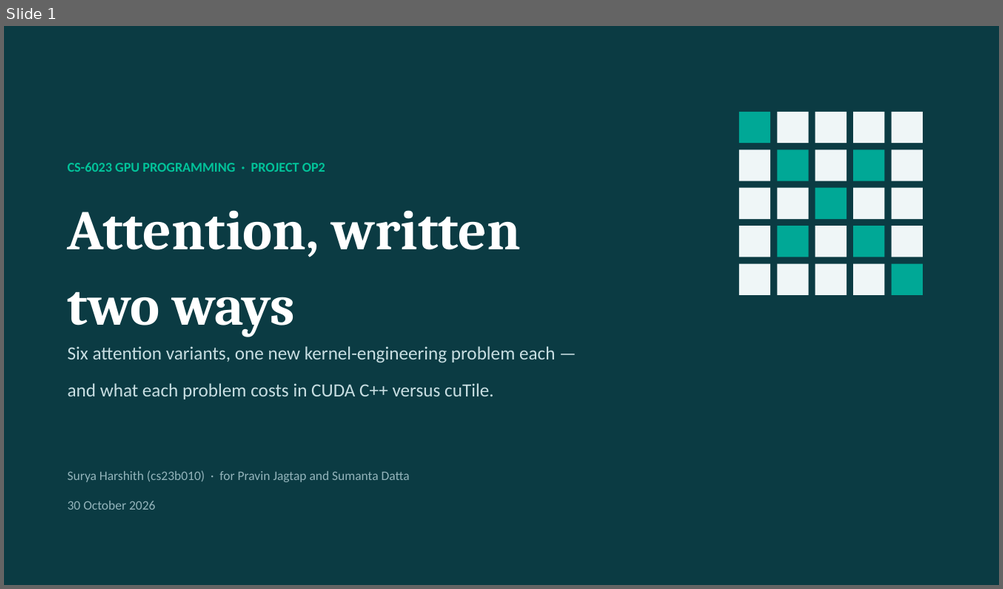
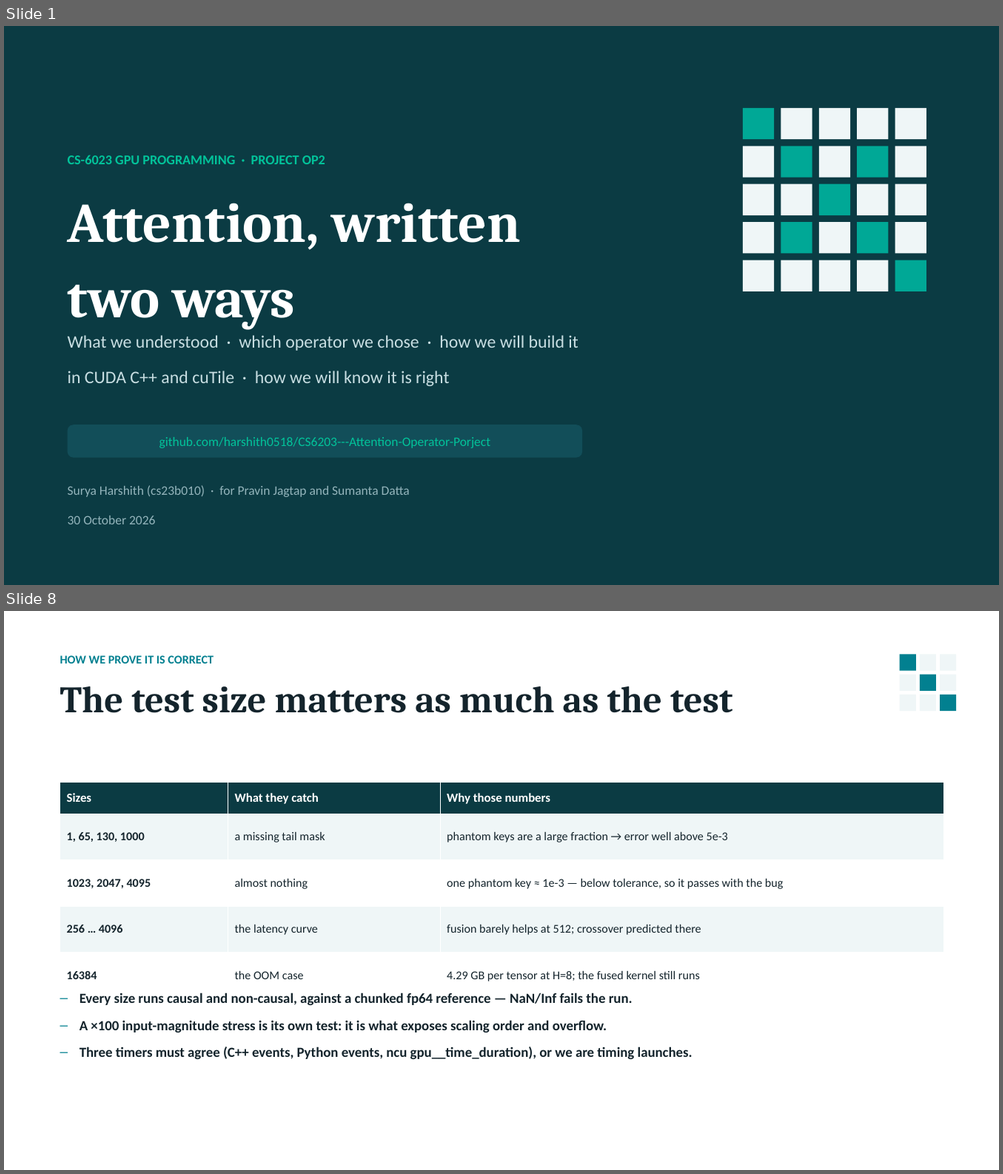
Before and after one commit to harshith0518/CS6203---Attention-Operator-Porject, a slide deck: docs/op2-attention-slides.pptx. Shown one above the other, each under a label of ours: slide 1 before the commit, slides 1 and 8 after it; the slides between them are not shown. The pictures are 1003x589 and 1003x1174 pixels, drawn with LibreOffice and Linux fonts; fonts in the diff are those of the drawing. Boxes give left, top, right and bottom in pixels: in the first picture for what was removed or moved away, otherwise in the second. Text is boxed around its words. In the diff, an @@ line names an element or a change of style, - is before the commit and + after.

```diff
--- a/docs/op2-attention-slides.pptx
+++ b/docs/op2-attention-slides.pptx
@@ slide 8 added at <box>4,611,999,1170</box>, background #FFFFFF @@
@@ rectangle added at <box>899,654,916,671</box>, fill #028090 @@
@@ rectangle added at <box>919,654,936,671</box>, fill #EFF6F7 @@
@@ rectangle added at <box>939,654,956,671</box>, fill #EFF6F7 @@
@@ text added at <box>60,655,213,664</box>, 11.5 pt, text #028090, bold @@
+HOW WE PROVE IT IS CORRECT
@@ rectangle added at <box>899,675,916,691</box>, fill #EFF6F7 @@
@@ rectangle added at <box>919,675,936,691</box>, fill #028090 @@
@@ rectangle added at <box>939,675,956,691</box>, fill #EFF6F7 @@
@@ text added at <box>60,686,732,713</box>, 36 pt, text #14242C, bold @@
+The test size matters as much as the test
@@ rectangle added at <box>899,695,916,711</box>, fill #EFF6F7 @@
@@ rectangle added at <box>919,695,936,711</box>, fill #EFF6F7 @@
@@ rectangle added at <box>939,695,956,711</box>, fill #028090 @@
@@ table added at <box>60,783,943,999</box>, 5 rows, 3 columns @@
+Sizes | What they catch | Why those numbers
+1, 65, 130, 1000 | a missing tail mask | phantom keys are a large fraction → error well above 5e-3
+1023, 2047, 4095 | almost nothing | one phantom key ≈ 1e-3 — below tolerance, so it passes with the bug
+256 … 4096 | the latency curve | fusion barely helps at 512; crossover predicted there
+16384 | the OOM case | 4.29 GB per tensor at H=8; the fused kernel still runs
@@ text added at <box>79,993,692,1060</box>, 13.5 pt, text #14242C, bold @@
+– Every size runs causal and non-causal, against a chunked fp64 reference — NaN/Inf fails the run.
+– A ×100 input-magnitude stress is its own test: it is what exposes scaling order and overflow.
+– Three timers must agree (C++ events, Python events, ncu gpu__time_duration), or we are timing launches.
@@ slide 1 changed as well @@
@@ text "CS-6023 GPU PROGRAMMING · PROJECT ...": place and size @@
-text "CS-6023 GPU PROGRAMMING · PROJECT ..." at <box>68,162,325,172</box>
+text "CS-6023 GPU PROGRAMMING · PROJECT ..." at <box>68,155,325,164</box>
@@ text "Attention, written": place and size @@
-text "Attention, written" at <box>68,210,521,337</box>
+text "Attention, written" at <box>68,203,521,329</box>
@@ 25 rectangles: place and size @@
-25 rectangles at <box>739,112,922,295</box>
+25 rectangles at <box>743,108,926,292</box>
@@ text at <box>68,335,578,386</box>: text changed; size 18 to 17 pt @@
-Six attention variants, one new kernel-engineering problem each —
-and what each problem costs in CUDA C++ versus cuTile.
+What we understood · which operator we chose · how we will build it
+in CUDA C++ and cuTile · how we will know it is right
@@ rounded rectangle added at <box>68,425,582,458</box>, fill #124E59, 12.5 pt, text #02C39A @@
+github.com/harshith0518/CS6203---Attention-Operator-Porject
@@ text "Surya Harshith (cs23b010) · for ...": place and size @@
-text "Surya Harshith (cs23b010) · for ..." at <box>68,471,410,510</box>
+text "Surya Harshith (cs23b010) · for ..." at <box>68,486,410,525</box>
```
Also in this commit, not shown: 1 other slide changed, 7 other slides added, 10 slides removed, 1 other file.
